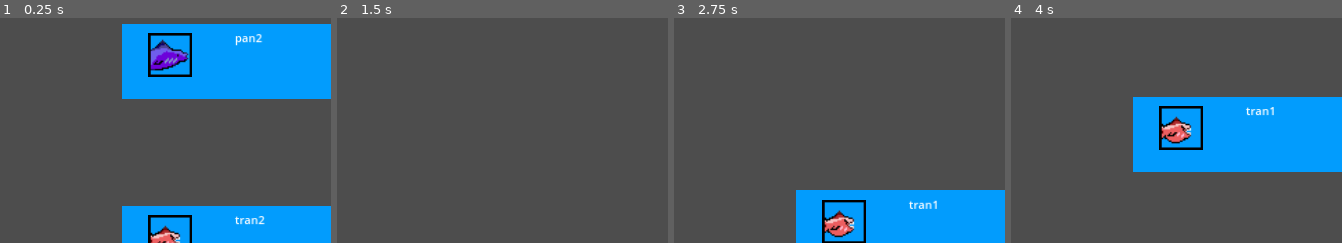
Above: before the commit, frames 1-4 (left to right).
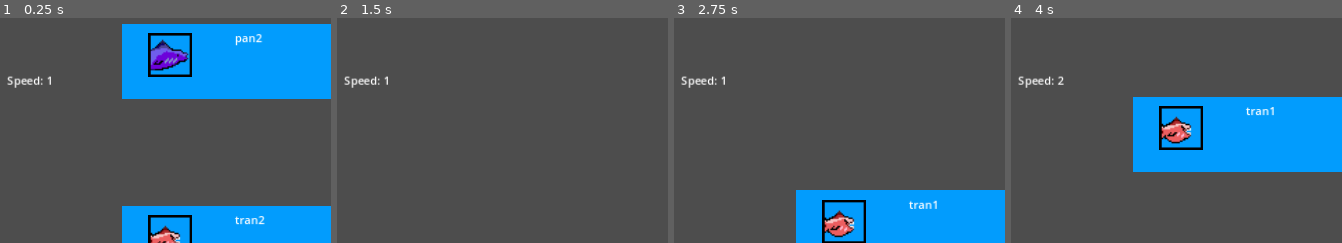
Above: after the commit, the same moments.

Repository: SuperchupuDev/fishtwt
Game: Godot game, scene res://main.tscn
Same seed, same stepped clock (60 frames per second), same inputs: the game is played once before the commit and once after it.
Inputs (mouse positions are % of the whole screen's width and height, from its top left):
- Up to frame 1 (0.25 s): no input
- Up to frame 2 (1.5 s): move the mouse to (59, 30) at 0.52 s; click (59, 30) at 0.67 s; move the mouse to (59, 58) at 1.27 s; click (59, 58) at 1.42 s
- Up to frame 3 (2.75 s): move the mouse to (71, 28) at 2.02 s; click (71, 28) at 2.17 s
- Up to frame 4 (4 s): move the mouse to (59, 88) at 2.77 s; click (59, 88) at 2.92 s; move the mouse to (59, 92) at 3.52 s; click (59, 92) at 3.67 s
The pictures show only the part of the screen within x 0-50%, y 24-74%; the shares and areas given below are measured in that part.

The runs differ from the first frame. In frame 1, 0.3% of the frame differs, in the area x 2-16%, y 25-32%; in frame 2, 0.3%; in frame 3, 0.3%; in frame 4, 0.3%, in the area x 2-17%, y 25-32%.

Commit message:
speed increaser

Diff:
--- a/enemyplaceholder.gd
+++ b/enemyplaceholder.gd
@@ -5,7 +5,6 @@
 var label:Label
 var sprites=["res://fishpfp1.png","res://baitpfp1.png"]
 var messages=[["pan1","pan2"],["tran1","tran2"]]
-var rng =RandomNumberGenerator.new()
 
 # Called when the node enters the scene tree for the first time.
 func _ready() -> void:
@@ -13,18 +12,23 @@
 	sprite = get_node("Sprite2D2")
 	sprite.texture=load(sprites[type])
 	label = get_node("Label")
-	label.text = messages[type][randi_range(0,1)]
+	label.text = messages[type][randi() % 2]
 
 
 # Called every frame. 'delta' is the elapsed time since the previous frame.
-func _process(delta: float) -> void:
+func _process(_delta: float) -> void:
 	pass
 
-func _input_event(viewport, event:InputEvent, shape_idx):
+func _input_event(_viewport, event: InputEvent, _shape_idx):
 	if  event is InputEventMouseButton and event.pressed and event.button_index == MOUSE_BUTTON_LEFT:
+		var old_points = Global.points
 		if type == 0:
 			Global.points += 1
 		else:
 			Global.points += 5
+		if old_points < 10 and Global.points >= 10:
+			Global.speed += 1
+		elif old_points < 30 and Global.points >= 30:
+			Global.speed += 1
 		print("clicked");
 		queue_free()
--- a/global.gd
+++ b/global.gd
@@ -1,12 +1,12 @@
 extends Node
 
 var points = 0;
+var speed = 1;
 
 # Called when the node enters the scene tree for the first time.
 func _ready() -> void:
 	pass # Replace with function body.
 
-
 # Called every frame. 'delta' is the elapsed time since the previous frame.
-func _process(delta: float) -> void:
+func _process(_delta: float) -> void:
 	pass
--- a/main.tscn
+++ b/main.tscn
@@ -19,3 +19,10 @@
 offset_right = 163.0
 offset_bottom = 121.0
 text = "Followers: 0"
+
+[node name="Label2" type="Label" parent="."]
+offset_left = 26.0
+offset_top = 237.0
+offset_right = 165.0
+offset_bottom = 293.0
+text = "Speed: 1"
--- a/manager.gd
+++ b/manager.gd
@@ -2,13 +2,12 @@
 
 var enemy = load("res://enemyplaceholder.tscn")
 var t: float = 0.0
-static var followers := 0;
 
 func SpawnObject():
 	var init_pos = Vector2(576,648)
 	var enemy_instance = enemy.instantiate()
 	enemy_instance.position = init_pos
-	enemy_instance.type = randi_range(0,1)
+	enemy_instance.type = randi() % 2
 	add_child(enemy_instance)
 	print("ola estoy spawneando")
 # Called when the node enters the scene tree for the first time.
@@ -19,6 +18,7 @@
 # Called every frame. 'delta' is the elapsed time since the previous frame.
 func _process(delta: float) -> void:
 	get_node("Label").text = "Followers: " + str(Global.points)
+	get_node("Label2").text = "Speed: " + str(Global.speed)
 	t += delta
 	if t >= 1.0:
 		t -= 1.0
